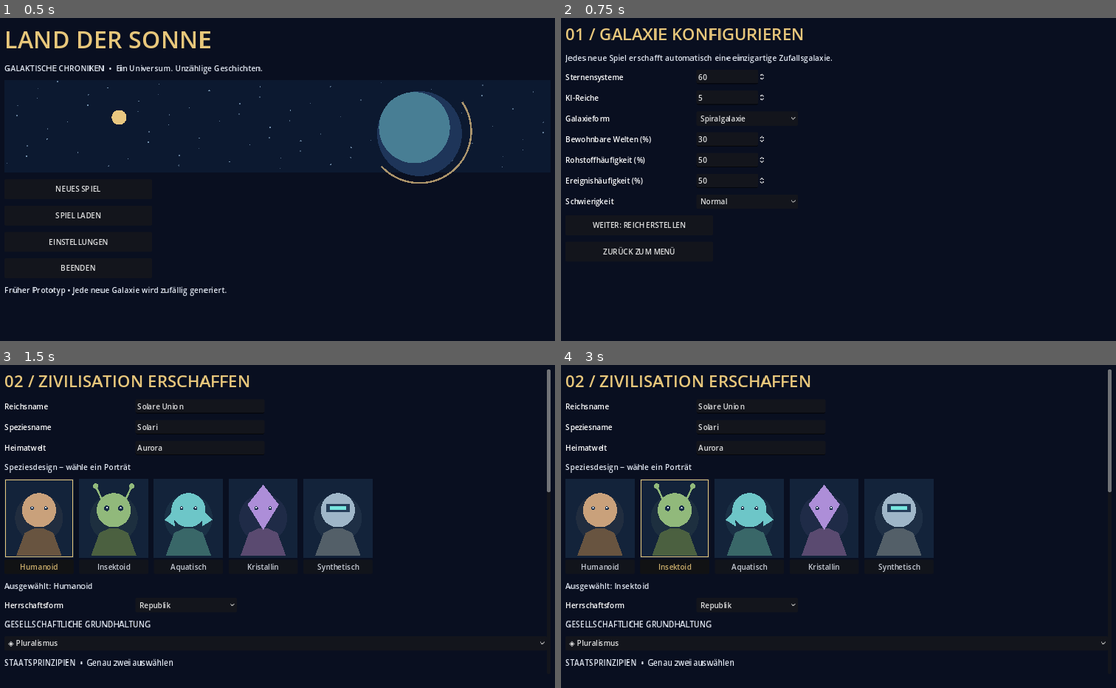
Above: before the commit, frames 1-4 (two rows, left to right).
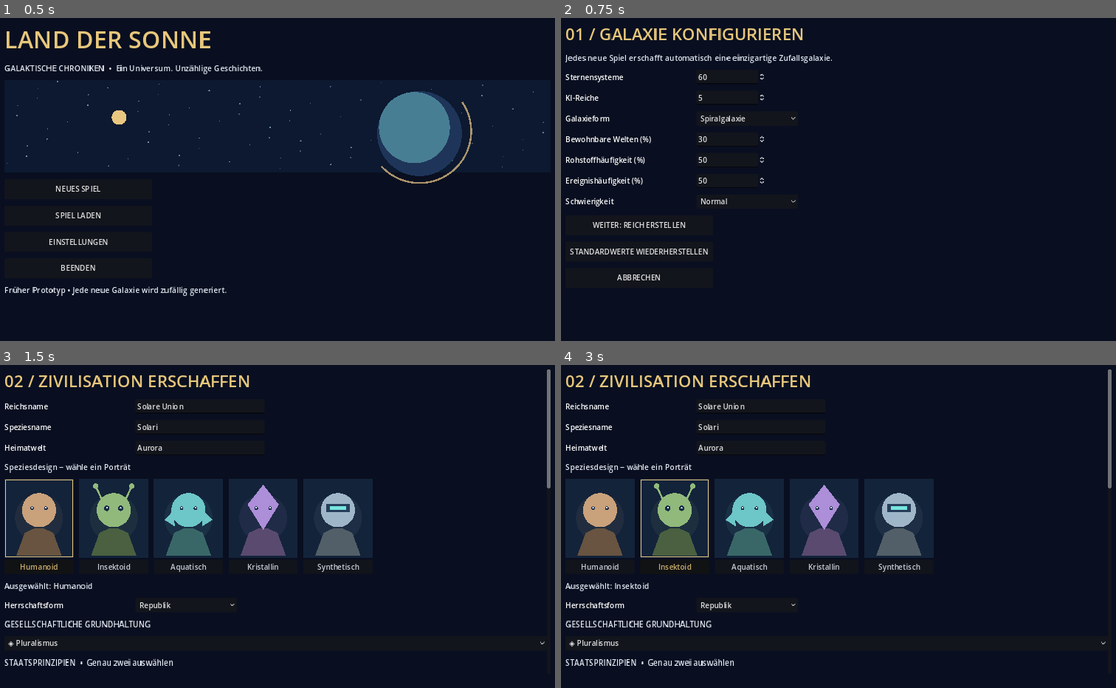
Above: after the commit, the same moments.

Repository: justuslaier-cmyk/Land-der-Sonne
Game: Godot game, scene res://scenes/galaxy.tscn
The game is run twice, just before and just after one commit, with the same random seed, the same clock (stepped at 60 frames per second) and the same inputs.
Inputs:
- Up to frame 1 (0.5 s): no input
- Up to frame 2 (0.75 s): click "NEUES SPIEL" at 0.5 s
- Up to frame 3 (1.5 s): click "WEITER: REICH ERSTELLEN" at 1.25 s
- Up to frame 4 (3 s): click "Humanoid" at 2 s; click "Insektoid" at 2.75 s

Frame 1 is identical in both runs. In frame 2, 0.4% of the frame differs, in the area x 1-27%, y 70-82%; in frame 3, less than 0.1%; in frame 4, less than 0.1%.

Commit message:
Phase 2 pass 1: make new-game wizard resettable, cancellable and seed-preserving

Diff:
--- a/game/scripts/galaxy/galaxy_ui.gd
+++ b/game/scripts/galaxy/galaxy_ui.gd
@@ -115,13 +115,31 @@
     button.pressed.connect(callback)
     root.add_child(button)
 
+func _begin_new_game() -> void:
+    # A fresh wizard must not inherit settings or identity from a previous game.
+    settings = GalaxyModel.defaults()
+    empire = GalaxyModel.empire_defaults()
+    notice = ""
+    _show_settings()
+
+func _reset_new_game() -> void:
+    settings = GalaxyModel.defaults()
+    empire = GalaxyModel.empire_defaults()
+    _show_settings()
+
+func _cancel_new_game() -> void:
+    # Cancel discards the draft; continuing a running game is a separate action.
+    settings = GalaxyModel.defaults()
+    empire = GalaxyModel.empire_defaults()
+    _show_menu()
+
 func _show_menu() -> void:
     screen = "menu"
     _clear()
     _title("LAND DER SONNE", 52)
     _label("GALAKTISCHE CHRONIKEN  •  Ein Universum. Unzählige Geschichten.")
     _illustration("menu")
-    _button("NEUES SPIEL", _show_settings)
+    _button("NEUES SPIEL", _begin_new_game)
     _button("SPIEL LADEN", _load_game)
     _button("EINSTELLUNGEN", _show_options)
     _button("BEENDEN", func(): get_tree().quit())
@@ -195,7 +213,8 @@
     _spin("Ereignishäufigkeit (%)", "events", 1, 100)
     _choice("Schwierigkeit", ["Entspannt", "Normal", "Herausfordernd"], settings, "difficulty")
     _button("WEITER: REICH ERSTELLEN", _show_empire)
-    _button("ZURÜCK ZUM MENÜ", _show_menu)
+    _button("STANDARDWERTE WIEDERHERSTELLEN", _reset_new_game)
+    _button("ABBRECHEN", _cancel_new_game)
 
 func _show_empire() -> void:
     screen = "empire"
@@ -272,7 +291,8 @@
     _label("Schiffsarchitektur – Vorschau")
     _ship_gallery()
     _button("WEITER: ZUSAMMENFASSUNG", _show_review)
-    _button("ZURÜCK ZUR GALAXIE", _show_settings)
+    _button("ZURÜCK ZU GALAXIEEINSTELLUNGEN", _show_settings)
+    _button("ABBRECHEN", _cancel_new_game)
 
 func _show_review() -> void:
     screen = "review"
@@ -291,11 +311,12 @@
     else:
         _button("GALAXIE ERSCHAFFEN", _start_game)
     _button("ZURÜCK ZUR REICHSERSTELLUNG", _show_empire)
+    _button("ABBRECHEN", _cancel_new_game)
 
 func _start_game() -> void:
     if GalaxyModel.validate(settings, empire) != "":
         return
-    settings["seed"] = 0
+    # Use the selected seed if supplied; 0 requests a new random galaxy.
     world = GalaxyModel.generate(settings, empire)
     selected = 0
     GalaxyStrategy.prepare(world)
